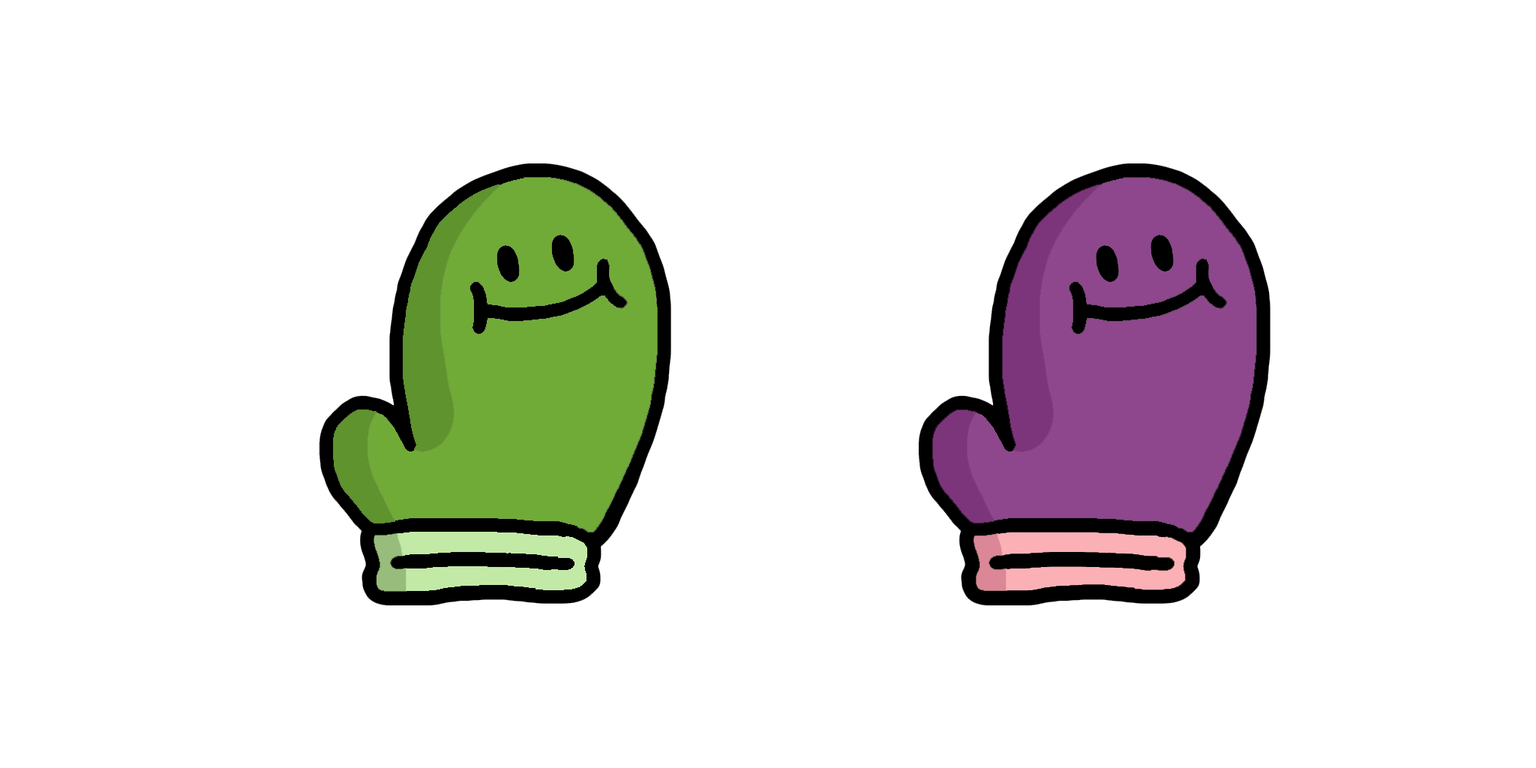
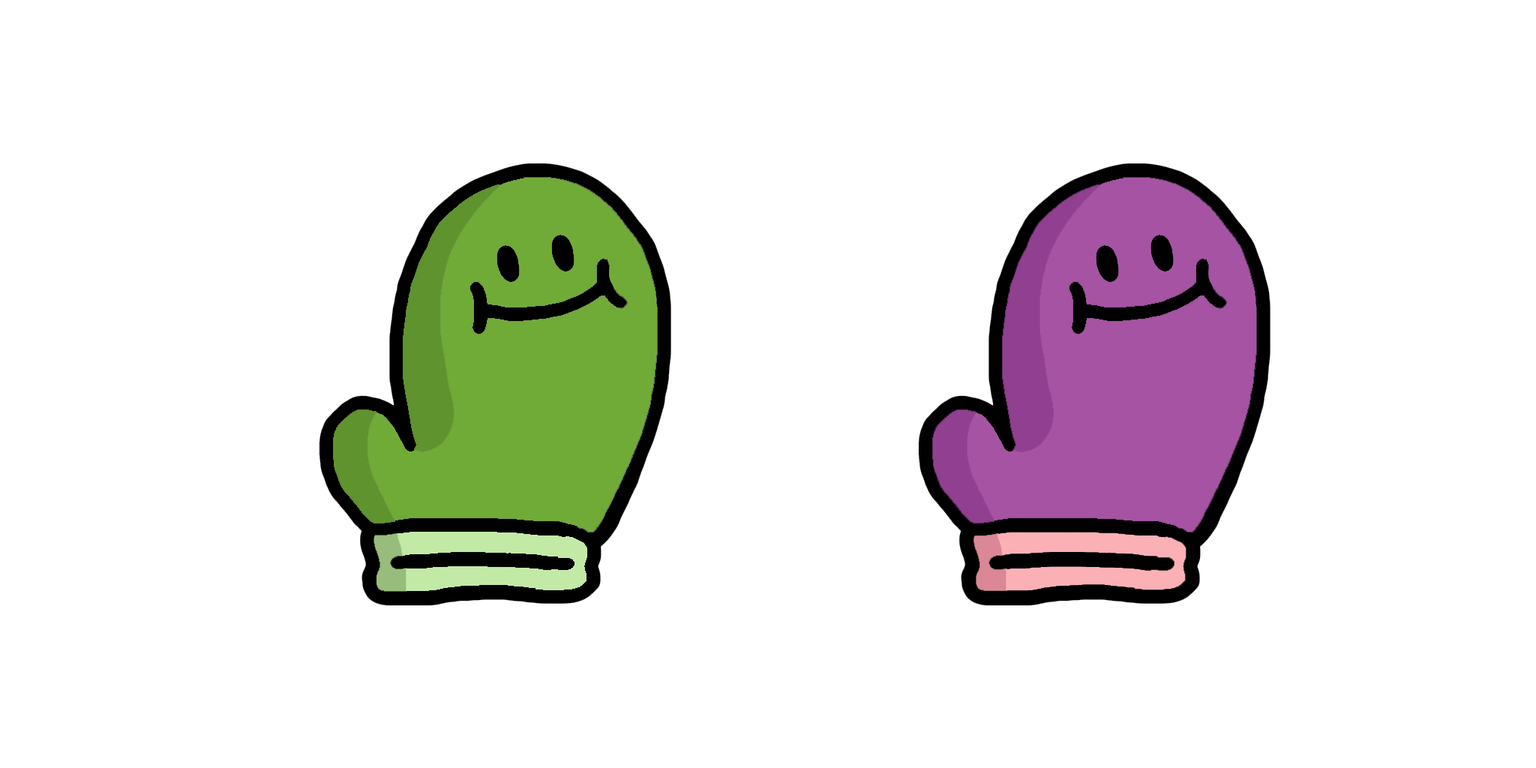
Layer changes from the first 1536px x 768px image to the second:
painted on "Calque 1" over (932, 176, 1257, 533)
